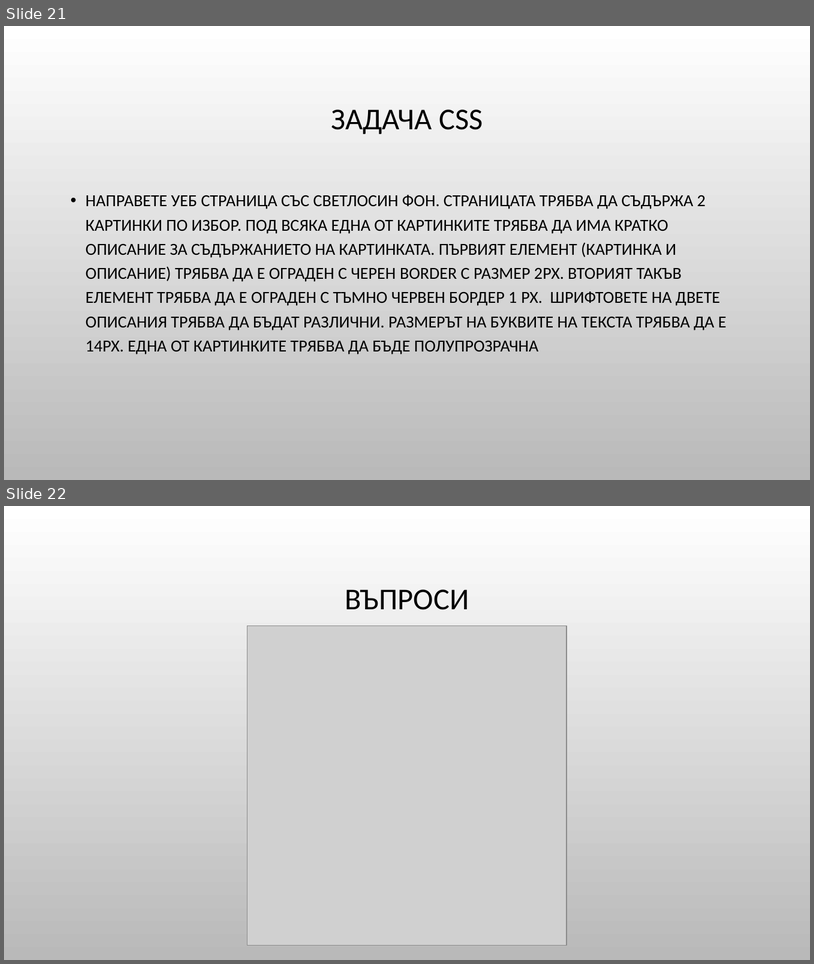
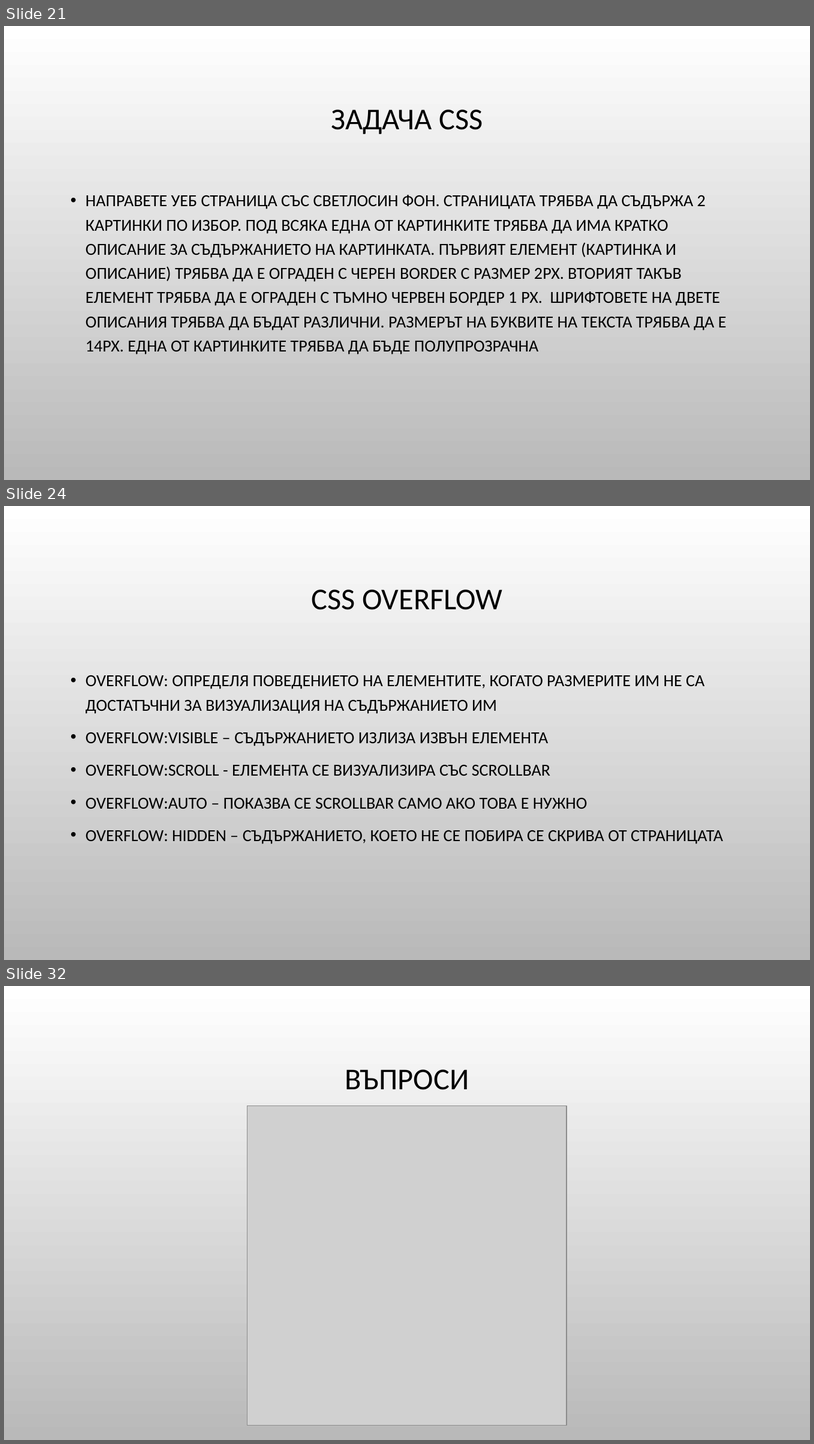
Before and after one commit to Bilyukov/php-mysql-course, a slide deck: 03.css-basics.pptx. Shown one above the other, each under a label of ours: slides 21 and 22 before the commit, slides 21, 24 and 32 after it; the slides between them are not shown. The pictures are 814x964 and 814x1444 pixels, drawn with LibreOffice and Linux fonts; fonts in the diff are those of the drawing; grey boxes stand for pictures; background and template pictures are left out. Boxes give left, top, right and bottom in pixels: in the first picture for what was removed or moved away, otherwise in the second. Text is boxed around its words. In the diff, an @@ line names an element or a change of style, - is before the commit and + after.

```diff
--- a/03.css-basics.pptx
+++ b/03.css-basics.pptx
@@ slide 24 added at bbox=[4, 506, 810, 960], background picture (left out) @@
@@ title added at bbox=[312, 589, 503, 610], 36 pt, text #000000 @@
+CSS OVERFLOW
@@ text added at bbox=[86, 675, 723, 844], 20 pt, text #000000 @@
+• OVERFLOW: ОПРЕДЕЛЯ ПОВЕДЕНИЕТО НА ЕЛЕМЕНТИТЕ, КОГАТО РАЗМЕРИТЕ ИМ НЕ СА ДОСТАТЪЧНИ ЗА ВИЗУАЛИЗАЦИЯ НА СЪДЪРЖАНИЕТО ИМ
+• OVERFLOW:VISIBLE – СЪДЪРЖАНИЕТО ИЗЛИЗА ИЗВЪН ЕЛЕМЕНТА
+• OVERFLOW:SCROLL - ЕЛЕМЕНТА СЕ ВИЗУАЛИЗИРА СЪС SCROLLBAR
+• OVERFLOW:AUTO – ПОКАЗВА СЕ SCROLLBAR САМО АКО ТОВА Е НУЖНО
+• OVERFLOW: HIDDEN – СЪДЪРЖАНИЕТО, КОЕТО НЕ СЕ ПОБИРА СЕ СКРИВА ОТ СТРАНИЦАТА
@@ what was slide 22 is now slide 32 @@
```
Also in this commit, not shown: 9 other slides added, 9 other files.
